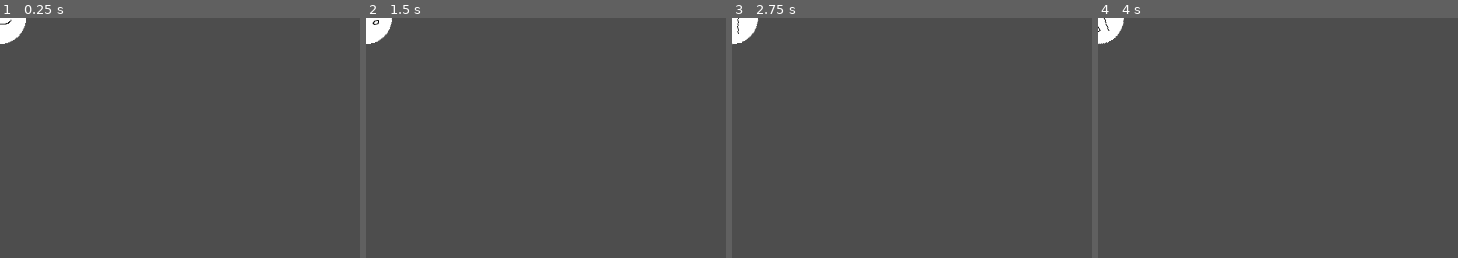
Above: before the commit, frames 1-4 (left to right).
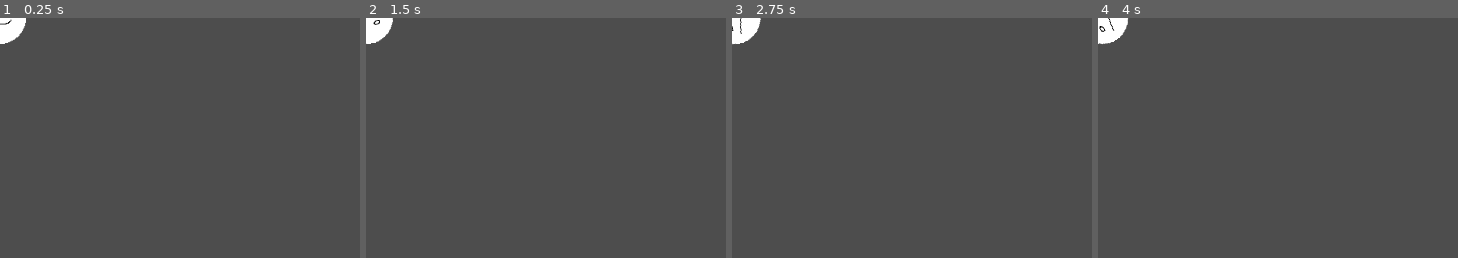
Above: after the commit, the same moments.

Repository: cbrenton/beyblade
Game: Godot game, scene res://player.tscn
Two runs of this game, one before a commit and one after it. Both use one fixed random seed, a clock stepped at 60 frames per second and the inputs below. This scene is started directly instead of the project's main scene.
Inputs:
- Up to frame 1 (0.25 s): no input
- Up to frame 2 (1.5 s): tap Enter at 0.5 s; hold D 0.53-1.28 s; hold F 0.53-1.28 s; tap Space at 0.77 s; hold S from 1.28 s (still down); tap F at 1.35 s
- Up to frame 3 (2.75 s): tap Space at 1.52 s; release S at 2.03 s; hold D from 2.03 s (still down); hold G from 2.03 s (still down); tap F at 2.3 s
- Up to frame 4 (4 s): tap Space at 2.75, 3.02, 3.77 s; release D at 2.78 s; release G at 2.78 s; hold W 2.78-3.53 s; tap I at 2.85 s; tap F at 3.05, 3.8 s; tap Enter at 3.5 s; hold A from 3.53 s (still down); hold K from 3.53 s (still down)
The pictures show only the part of the screen within x 0-50%, y 0-50%; the shares and areas given below are measured in that part.

The runs differ from the first frame. In frame 1, less than 0.1% of the frame differs, in the area x 2-5%, y 7-11%; in frame 2, less than 0.1%; in frame 3, 0.2%; in frame 4, 0.2%, in the area x 0-9%, y 0-11%.

Commit message:
kind of works lol

Diff:
--- a/godot/main.tscn
+++ b/godot/main.tscn
@@ -1,8 +1,7 @@
 [gd_scene format=3 uid="uid://beyblade001"]
 
-[ext_resource type="Script" uid="uid://dacit4gmvaj2u" path="res://scripts/arena.gd" id="2_0xm2m"]
+[ext_resource type="PackedScene" uid="uid://lu8pufe4b3r" path="res://working_arena (2).tscn" id="1_ig7tw"]
 
 [node name="Main" type="Node2D" unique_id=887933328]
 
-[node name="StaticBody2D" type="StaticBody2D" parent="." unique_id=407197270]
-script = ExtResource("2_0xm2m")
+[node name="Arena" parent="." unique_id=895173904 instance=ExtResource("1_ig7tw")]
--- a/godot/player.tscn
+++ b/godot/player.tscn
@@ -3,18 +3,68 @@
 [ext_resource type="Texture2D" uid="uid://dmhd2gqswynwl" path="res://assets/top.png" id="1_4flbx"]
 [ext_resource type="Script" uid="uid://cyhu7s3bgqsg2" path="res://scripts/player.gd" id="1_onrkg"]
 
+[sub_resource type="PhysicsMaterial" id="PhysicsMaterial_onrkg"]
+friction = 0.0
+bounce = 0.06
+
+[sub_resource type="Animation" id="Animation_onrkg"]
+length = 0.001
+tracks/0/type = "value"
+tracks/0/imported = false
+tracks/0/enabled = true
+tracks/0/path = NodePath(".:scale")
+tracks/0/interp = 1
+tracks/0/loop_wrap = true
+tracks/0/keys = {
+"times": PackedFloat32Array(0),
+"transitions": PackedFloat32Array(1),
+"update": 0,
+"values": [Vector2(0.97626084, 0.99396753)]
+}
+
+[sub_resource type="Animation" id="Animation_i3pqv"]
+resource_name = "hit"
+length = 0.2
+tracks/0/type = "value"
+tracks/0/imported = false
+tracks/0/enabled = true
+tracks/0/path = NodePath(".:scale")
+tracks/0/interp = 1
+tracks/0/loop_wrap = true
+tracks/0/keys = {
+"times": PackedFloat32Array(0, 0.099999994, 0.19999999),
+"transitions": PackedFloat32Array(1, 1, 1),
+"update": 0,
+"values": [Vector2(1, 1), Vector2(1.5, 1.5), Vector2(0.982, 1)]
+}
+
+[sub_resource type="AnimationLibrary" id="AnimationLibrary_hqtel"]
+_data = {
+&"RESET": SubResource("Animation_onrkg"),
+&"hit": SubResource("Animation_i3pqv")
+}
+
 [sub_resource type="CircleShape2D" id="CircleShape2D_onrkg"]
-radius = 26.0
+radius = 26.019224
 
 [node name="RigidBody2D" type="RigidBody2D" unique_id=1472262996]
+scale = Vector2(0.97626084, 0.99396753)
+physics_material_override = SubResource("PhysicsMaterial_onrkg")
 gravity_scale = 0.0
+continuous_cd = 2
+contact_monitor = true
+max_contacts_reported = 1
 angular_damp = 0.1
 script = ExtResource("1_onrkg")
-pull_factor = 100.0
-
-[node name="CollisionShape2D" type="CollisionShape2D" parent="." unique_id=1351414554]
-shape = SubResource("CircleShape2D_onrkg")
+pull_factor = 800.0
 
 [node name="Sprite2D" type="Sprite2D" parent="." unique_id=1947290124]
-scale = Vector2(0.8125, 0.8125)
+scale = Vector2(0.8125, 0.8076077)
 texture = ExtResource("1_4flbx")
+
+[node name="AnimationPlayer" type="AnimationPlayer" parent="." unique_id=1102566575]
+unique_name_in_owner = true
+libraries/ = SubResource("AnimationLibrary_hqtel")
+
+[node name="CollisionShape2D" type="CollisionShape2D" parent="." unique_id=244985989]
+shape = SubResource("CircleShape2D_onrkg")
--- a/godot/scripts/player.gd
+++ b/godot/scripts/player.gd
@@ -1,30 +1,79 @@
 extends RigidBody2D
 
 @export var pull_factor := 10.0
+@export var death_zone := 2.0
+@export var wall_spin_drain := 0.02  # angular velocity lost per unit of impact speed
+@export var top_spin_drain := 0.15  # fraction of total spin lost on top-top hit
+@export var collision_knockback := 500.0
+var is_live = false
+@onready var animation = %AnimationPlayer
+var should_log = false
 
 
 func _ready() -> void:
     pass
 
 
-func _physics_process(delta: float) -> void:
-    var to_center = (Vector2.ZERO - position).normalized()
-    apply_central_force(to_center * pull_factor)
+func _integrate_forces(state: PhysicsDirectBodyState2D) -> void:
+    for i in state.get_contact_count():
+        var collider = state.get_contact_collider_object(i)
+        if collider == null:
+            continue
+        var normal := state.get_contact_local_normal(i)
+        var impact := absf(state.linear_velocity.dot(normal))
+
+        if collider is StaticBody2D:
+            var drain := impact * wall_spin_drain
+            state.angular_velocity -= signf(state.angular_velocity) * drain
+            animation.play("hit")
+        elif collider is RigidBody2D:
+            var other := collider as RigidBody2D
+            var my_speed := absf(state.angular_velocity)
+            var their_speed := absf(other.angular_velocity)
+            var total := my_speed + their_speed
+            if total == 0.0:
+                continue
+            var my_loss := total * top_spin_drain * (their_speed / total)
+            state.angular_velocity -= signf(state.angular_velocity) * my_loss
+            var away := (global_position - other.global_position).normalized()
+            state.linear_velocity += away * collision_knockback * (their_speed / my_speed)
+            animation.play("hit")
+            print("hit player")
+
+
+func _physics_process(_delta: float) -> void:
+    var to_center = Vector2.ZERO - position
+    if to_center.length() > 50.0:
+        apply_central_force(to_center.normalized() * pull_factor)
+    if should_log:
+        print("position:", position)
 
 
 func _input(event: InputEvent) -> void:
     if event is InputEventKey and event.pressed:
         if event.keycode == KEY_F:
-            print("f")
             apply_torque_impulse(1000)
         if event.keycode == KEY_A:
-            print("a")
             apply_central_impulse(Vector2(-1.0, 0.0))
+
         if event.keycode == KEY_D:
-            print("d")
             apply_central_impulse(Vector2(1.0, 0.0))
 
 
 func launch(initial_spin: float) -> void:
+    is_live = true
     can_sleep = false
     angular_velocity = initial_spin
+    print("launching")
+
+
+func _process(_delta: float) -> void:
+    if is_live && absf(angular_velocity) < death_zone:
+        angular_velocity = 0.0
+        freeze = true
+        is_live = false
+        get_node("Sprite2D").modulate = Color.BLACK
+
+
+func set_color(color: Color) -> void:
+    get_node("Sprite2D").modulate = color
